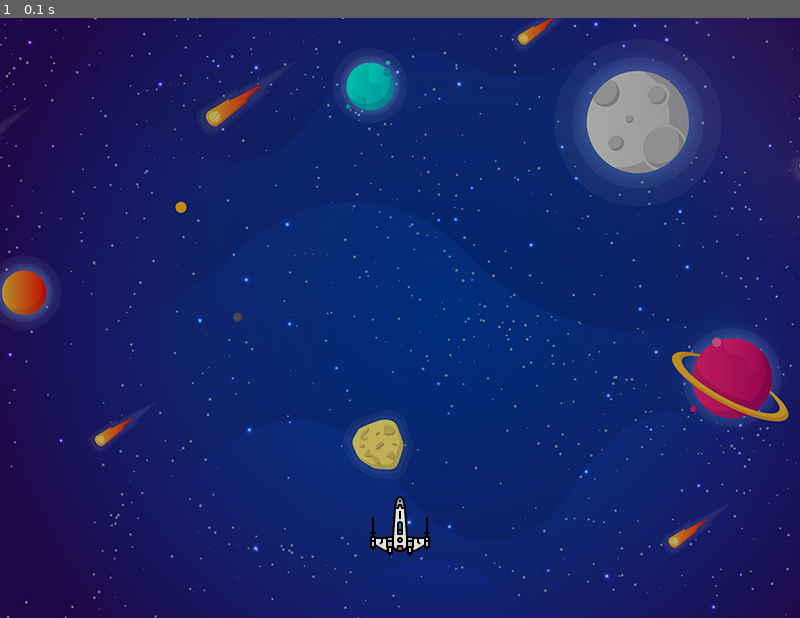
Above: before the commit, frame 1.
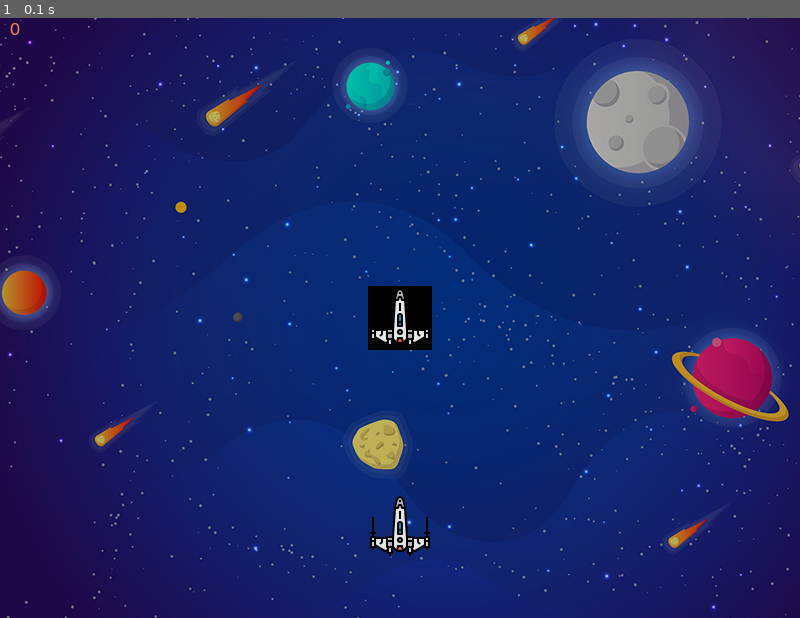
Above: after the commit, the same moment.

Repository: blamerra/pySpaceInvaders
Game: pygame game, started from main.py
The game is run twice, just before and just after one commit, with the same random seed, the same clock (stepped at 60 frames per second) and the same inputs.
Inputs:
- Up to frame 1 (0.1 s): no input

The runs differ from the first frame. In frame 1, 0.9% of the frame differs, in the area x 1-54%, y 0-56%.

Commit message:
Initial version

Diff:
--- a/main.py
+++ b/main.py
@@ -1,4 +1,51 @@
+# assets and original game
+# https://github.com/attreyabhatt/Space-Invaders-Pygame
+
+# Tutorial Mundo Python
+# https://www.youtube.com/watch?v=MY9Jbri3wnE
+# https://github.com/mundo-python/pygame-Scripts/blob/master/17_game_over.py
+
 import pygame
+
+
+# Sprites test
+class Rectangle(pygame.sprite.Sprite):
+    def __init__(self):
+        # Heredamos el init de la clase Sprite de Pygame
+        super().__init__()
+        # Rectángulo (jugador)
+        self.image = pygame.Surface((200, 200))
+        self.image.fill((0, 0, 0))
+        # Obtiene el rectángulo (sprite)
+        self.rect = self.image.get_rect()
+        # Centra el rectángulo (sprite)
+        self.rect.center = (SCREEN_WIDTH // 2, SCREEN_HEIGHT // 2)
+
+    def update(self):
+        # Actualiza esto cada vuelta de bucle.
+        self.rect.y += 10
+        if self.rect.top > SCREEN_HEIGHT:
+            self.rect.bottom = 0
+
+
+class Player(pygame.sprite.Sprite):
+    def __init__(self):
+        # Heredamos el init de la clase Sprite de Pygame
+        super().__init__()
+        self.image = pygame.image.load(IMAGE_PLAYER).convert()
+
+        # Obtiene el rectángulo (sprite)
+        self.rect = self.image.get_rect()
+        # Centra el rectángulo (sprite)
+        self.rect.center = (SCREEN_WIDTH // 2, SCREEN_HEIGHT // 2)
+
+    def right(self):
+        self.rect.x += PLAYER_SPEED
+    def left(self):
+        self.rect.x += PLAYER_SPEED
+    def update(self):
+        pass
+
 
 
 class Asset:
@@ -23,8 +70,10 @@
 # Constants
 SCREEN_WIDTH = 800
 SCREEN_HEIGHT = 600
-PLAYER_SPEED = 0.5
+PLAYER_SPEED = 10
 PLAYER_SIZE = 64
+FPS = 60
+IMAGE_PLAYER = "media/img/spaceship.png"
 
 # Initialize game
 pygame.init()
@@ -38,17 +87,38 @@
 background = pygame.image.load("media/img/background.png").convert()
 screen.blit(background, (0, 0))
 
+# Music
+pygame.mixer.music.load("media/sound/background.wav")
+pygame.mixer.music.play(-1)
+
+# FPS control
+clock = pygame.time.Clock()
+
+
+def update_fps():
+    font = pygame.font.SysFont("Arial", 18)
+    fps = str(int(clock.get_fps()))
+    fps_text = font.render(fps, True, pygame.Color("coral"))
+    return fps_text
+
+
 # Player
 playerImg = pygame.image.load("media/img/spaceship.png")
 playerX = SCREEN_WIDTH / 2 - PLAYER_SIZE / 2
 playerY = SCREEN_HEIGHT - PLAYER_SIZE - SCREEN_HEIGHT * 0.1
 playerChange = 0
 
-# Player Class
+# Sprites creation
+player = Player()
+# rectangle = Rectangle()
+sprites = pygame.sprite.Group()
+sprites.add(player)
+'''
 player = Asset(pygame, screen)
 player.x = SCREEN_WIDTH / 2 - PLAYER_SIZE / 2
 player.y = SCREEN_HEIGHT - PLAYER_SIZE - SCREEN_HEIGHT * 0.1
 player.load_image("media/img/spaceship.png")
+'''
 
 
 def player(x, y):
@@ -69,19 +139,35 @@
         if event.type == pygame.QUIT:
             running = 0
 
-        # TODO Controlar evento key up si se pulsa la otra direccion muy rapido
+        keys = pygame.key.get_pressed()
+        if keys[pygame.K_LEFT]:
+            playerChange = -PLAYER_SPEED
+            player.Player.left()
+            #player.rect.x += -PLAYER_SPEED
+        elif keys[pygame.K_RIGHT]:
+            playerChange = PLAYER_SPEED
+            player.Player.right()
+            #player.rect.x += PLAYER_SPEED
+        else:
+            playerChange = 0
+        '''
         if event.type == pygame.KEYUP:
             if event.key == pygame.K_RIGHT or pygame.K_LEFT:
-                playerChange = 0
+
 
         if event.type == pygame.KEYDOWN:
             if event.key == pygame.K_LEFT:
                 playerChange = -PLAYER_SPEED
             if event.key == pygame.K_RIGHT:
                 playerChange = PLAYER_SPEED
-
+        '''
     # Render Screen
     screen.blit(background, (0, 0))
+    # FPS
+    clock.tick(FPS)
+    screen.blit(update_fps(), (10, 0))
     playerX = player_get_position(playerX, playerChange)
     player(playerX, playerY)
+    sprites.update()
+    sprites.draw(screen)
     pygame.display.update()
